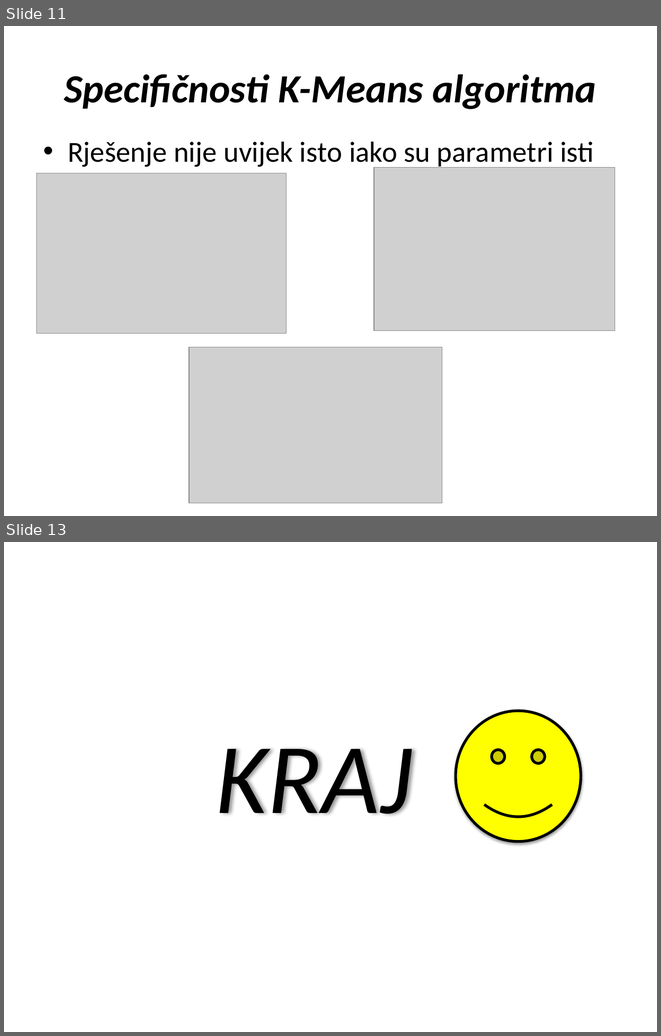
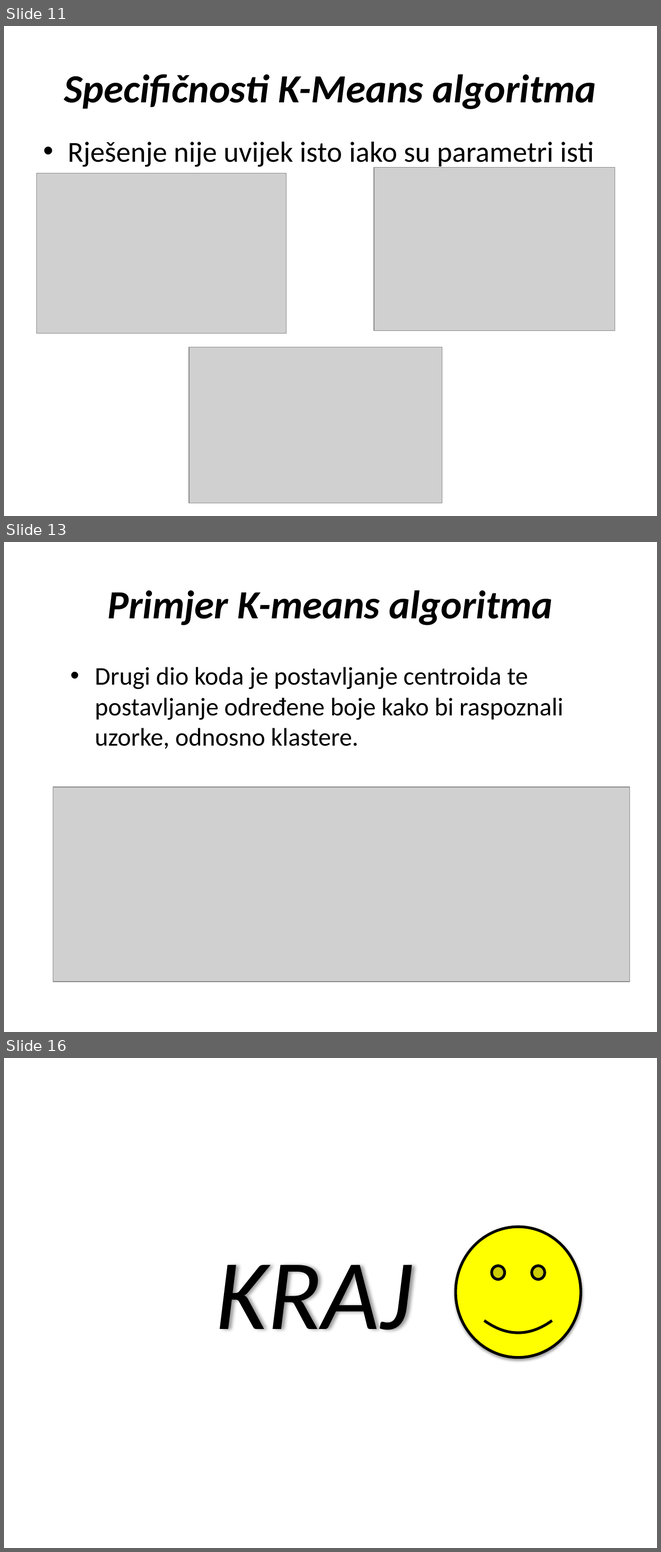
Before and after one commit to Duma91/Grupiranje_podataka_RUSU, a slide deck: Prezentacija/K-Means.pptx. Shown one above the other, each under a label of ours: slides 11 and 13 before the commit, slides 11, 13 and 16 after it; the slides between them are not shown. The pictures are 661x1036 and 661x1552 pixels, drawn with LibreOffice and Linux fonts; fonts in the diff are those of the drawing; grey boxes stand for pictures; background and template pictures are left out. Boxes give left, top, right and bottom in pixels: in the first picture for what was removed or moved away, otherwise in the second. Text is boxed around its words. In the diff, an @@ line names an element or a change of style, - is before the commit and + after.

```diff
--- a/Prezentacija/K-Means.pptx
+++ b/Prezentacija/K-Means.pptx
@@ slide 13 added at [4, 542, 657, 1032], background picture (left out) @@
@@ title added at [107, 590, 553, 625], 44 pt, text #000000, bold, italic @@
+Primjer K-means algoritma
@@ text added at [95, 667, 563, 749], 28 pt, text #000000 @@
+• Drugi dio koda je postavljanje centroida te postavljanje određene boje kako bi raspoznali uzorke, odnosno klastere.
@@ picture added at [53, 787, 629, 981] @@
@@ what was slide 13 is now slide 16 @@
```
Also in this commit, not shown: 2 slides changed, 3 other slides added, 1 slide removed.
